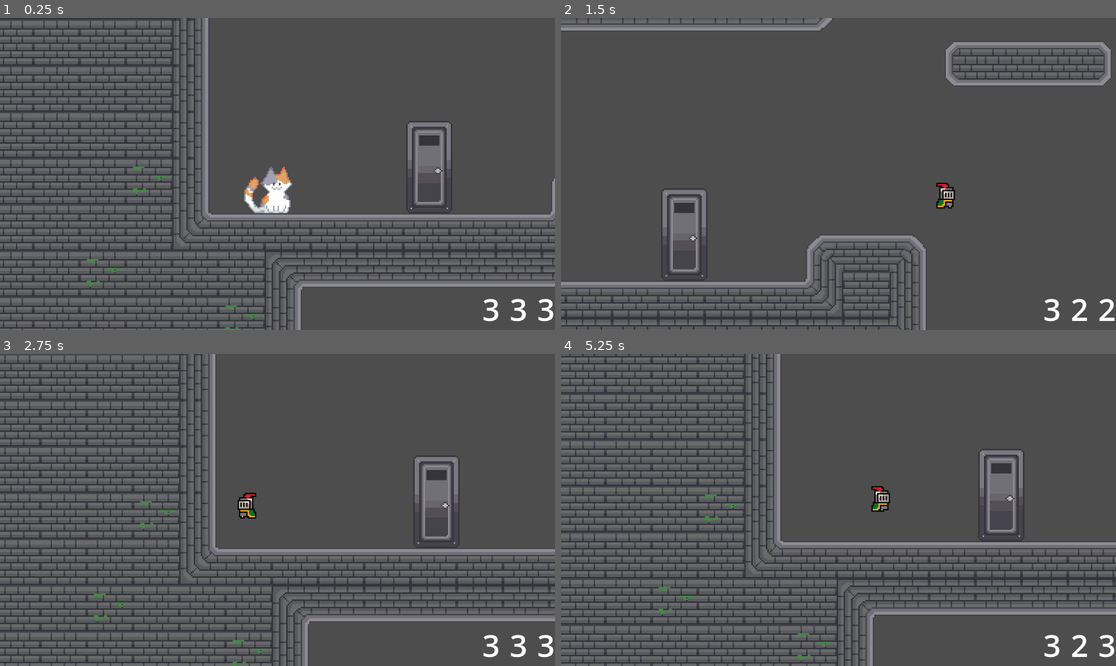
Above: before the commit, frames 1-4 (two rows, left to right).
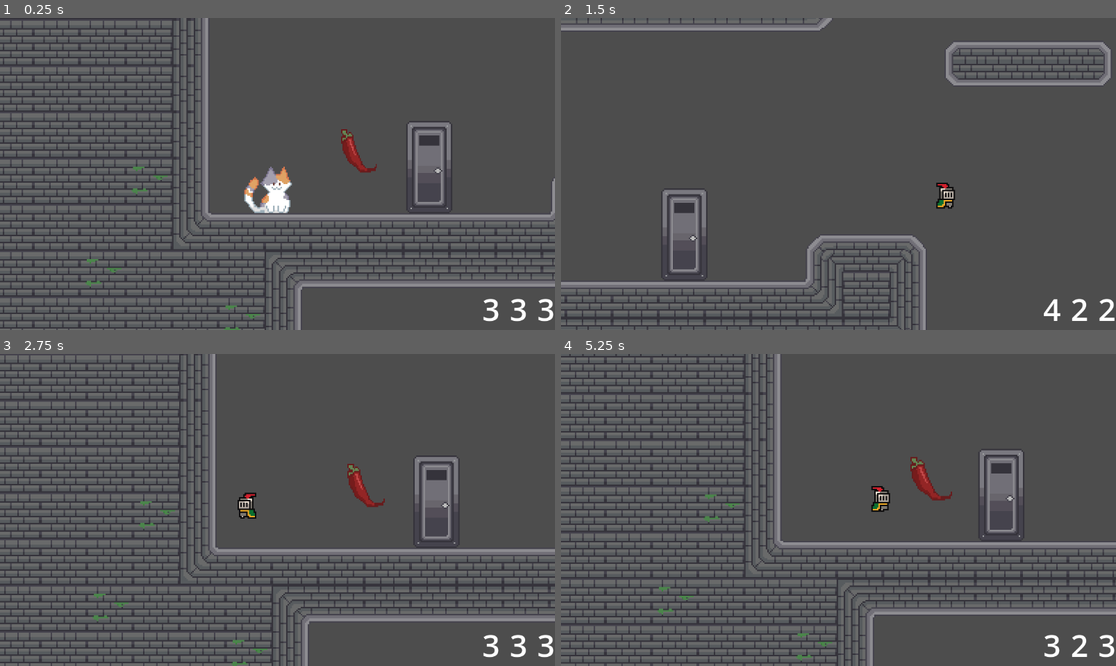
Above: after the commit, the same moments.

Repository: edencheung/CamJam2025
Game: Godot game, scene res://scenes/game.tscn
Same seed, same stepped clock (60 frames per second), same inputs: the game is played once before the commit and once after it.
Inputs:
- Up to frame 1 (0.25 s): no input
- Up to frame 2 (1.5 s): hold Right (move_right) from 0.53 s (still down); tap 0 (change_blue) at 0.6 s; tap Space (jump) at 0.77 s; tap 9 (change_green) at 1.35 s
- Up to frame 3 (2.75 s): tap Space (jump) at 1.52 s; release Right (move_right) at 2.03 s; hold Left (move_left) from 2.03 s (still down); tap 8 (change_red) at 2.1 s
- Up to frame 4 (5.25 s): release Left (move_left) at 2.78 s; hold Right (move_right) 2.78-4.28 s; tap Tab (dash) at 2.85 s; tap Space (jump) at 3.02, 3.77, 4.52 s; hold Shift (grab) 3.53-4.28 s; hold Left (move_left) 4.28-5.03 s; tap 0 (change_blue) at 4.35 s; hold Right (move_right) from 5.03 s (still down); tap 9 (change_green) at 5.1 s

The runs differ from the first frame. In frame 1, 0.3% of the frame differs, in the area x 61-68%, y 35-50%; in frame 2, 0.1%; in frame 3, 0.3%; in frame 4, 0.4%, in the area x 62-71%, y 32-47%.

Commit message:
use new fruit and key textures

Diff:
--- a/scenes/fruit.tscn
+++ b/scenes/fruit.tscn
@@ -5,20 +5,18 @@
 
 [sub_resource type="AtlasTexture" id="AtlasTexture_n8tdt"]
 atlas = ExtResource("1_saapn")
-region = Rect2(0, 32, 16, 16)
+region = Rect2(0, 0, 32, 32)
 
 [sub_resource type="RectangleShape2D" id="RectangleShape2D_xgblu"]
-size = Vector2(11, 13)
+size = Vector2(32, 32)
 
 [node name="Fruit" type="Area2D"]
 script = ExtResource("1_p5lpc")
-color = 2
 
 [node name="Sprite2D" type="Sprite2D" parent="."]
 texture = SubResource("AtlasTexture_n8tdt")
 
 [node name="CollisionShape2D" type="CollisionShape2D" parent="."]
-position = Vector2(-0.5, 0.5)
 shape = SubResource("RectangleShape2D_xgblu")
 
 [connection signal="body_entered" from="." to="." method="_on_body_entered"]
--- a/scenes/game.tscn
+++ b/scenes/game.tscn
@@ -8,6 +8,7 @@
 [ext_resource type="Script" path="res://scripts/colored-tiles-manager.gd" id="7_nyoab"]
 [ext_resource type="PackedScene" uid="uid://bvy47aurwwnl6" path="res://scenes/door.tscn" id="7_qp3xs"]
 [ext_resource type="PackedScene" uid="uid://b3h8fuhfp6uaw" path="res://scenes/key.tscn" id="8_rixe4"]
+[ext_resource type="PackedScene" uid="uid://f1ksx4icru87" path="res://scenes/fruit.tscn" id="9_apwnq"]
 
 [sub_resource type="TileSetAtlasSource" id="TileSetAtlasSource_xi3f6"]
 texture = ExtResource("3_gf3pv")
@@ -394,3 +395,6 @@
 [node name="Key" parent="." instance=ExtResource("8_rixe4")]
 position = Vector2(244, -51)
 id = "test"
+
+[node name="Fruit" parent="." instance=ExtResource("9_apwnq")]
+position = Vector2(49, -37)
--- a/scenes/key.tscn
+++ b/scenes/key.tscn
@@ -1,10 +1,10 @@
 [gd_scene load_steps=5 format=3 uid="uid://b3h8fuhfp6uaw"]
 
 [ext_resource type="Script" path="res://scripts/key.gd" id="1_et3hr"]
-[ext_resource type="Texture2D" uid="uid://6nduegmfnagt" path="res://sprites/red_sprite_sheet.png" id="2_7p3gg"]
+[ext_resource type="Texture2D" uid="uid://b0467oyxdn4p3" path="res://sprites/yellow_sprite_sheet.png" id="2_3iocv"]
 
-[sub_resource type="AtlasTexture" id="AtlasTexture_qo1cm"]
-atlas = ExtResource("2_7p3gg")
+[sub_resource type="AtlasTexture" id="AtlasTexture_ylukd"]
+atlas = ExtResource("2_3iocv")
 region = Rect2(96, 320, 32, 32)
 
 [sub_resource type="RectangleShape2D" id="RectangleShape2D_xgblu"]
@@ -12,9 +12,10 @@
 
 [node name="Key" type="Area2D"]
 script = ExtResource("1_et3hr")
+color = 2
 
 [node name="Sprite2D" type="Sprite2D" parent="."]
-texture = SubResource("AtlasTexture_qo1cm")
+texture = SubResource("AtlasTexture_ylukd")
 
 [node name="CollisionShape2D" type="CollisionShape2D" parent="."]
 position = Vector2(0, -0.5)
--- a/scripts/fruit.gd
+++ b/scripts/fruit.gd
@@ -3,23 +3,23 @@
 
 enum FruitColor {RED, GREEN, BLUE}
 @export var color : FruitColor
-@export var is_packaged : bool
+@export var is_packaged : bool = true
 
 func update_color() -> void:
 	if not is_packaged:
 		if color == FruitColor.RED:
-			$Sprite2D.texture.set_region(Rect2(0, 48, 16, 16))
+			$Sprite2D.texture.set_region(Rect2(0, 0, 32, 32))
 		elif color == FruitColor.GREEN:
-			$Sprite2D.texture.set_region(Rect2(0, 0, 16, 16))
+			$Sprite2D.texture.set_region(Rect2(0, 0, 32, 32))
 		elif color == FruitColor.BLUE:
-			$Sprite2D.texture.set_region(Rect2(0, 32, 16, 16))
+			$Sprite2D.texture.set_region(Rect2(0, 0, 32, 32))
 	else:
 		if color == FruitColor.RED:
-			$Sprite2D.texture.set_region(Rect2(32, 48, 16, 16))
+			$Sprite2D.texture.set_region(Rect2(0, 0, 32, 32))
 		elif color == FruitColor.GREEN:
-			$Sprite2D.texture.set_region(Rect2(32, 0, 16, 16))
+			$Sprite2D.texture.set_region(Rect2(64, 0, 32, 32))
 		elif color == FruitColor.BLUE:
-			$Sprite2D.texture.set_region(Rect2(32, 32, 16, 16))
+			$Sprite2D.texture.set_region(Rect2(32, 0, 32, 32))
 
 # Called when the node enters the scene tree for the first time.
 func _ready() -> void:
--- a/scripts/key.gd
+++ b/scripts/key.gd
@@ -7,13 +7,17 @@
 
 var picked_up = false
 
+var red_texture = preload("res://sprites/red_sprite_sheet.png")
+var green_texture = preload("res://sprites/green_sprite_sheet.png")
+var blue_texture = preload("res://sprites/yellow_sprite_sheet.png")
+
 func update_color() -> void:
 	if color == FruitColor.RED:
-		pass
+		$Sprite2D.texture.atlas = red_texture
 	elif color == FruitColor.GREEN:
-		pass
+		$Sprite2D.texture.atlas = green_texture
 	elif color == FruitColor.BLUE:
-		pass
+		$Sprite2D.texture.atlas = blue_texture
 
 # Called when the node enters the scene tree for the first time.
 func _ready() -> void:
Not shown: 1 places in scenes/game.tscn that only renumber resources
Not shown, added: sprites/cat_jump.png.import
